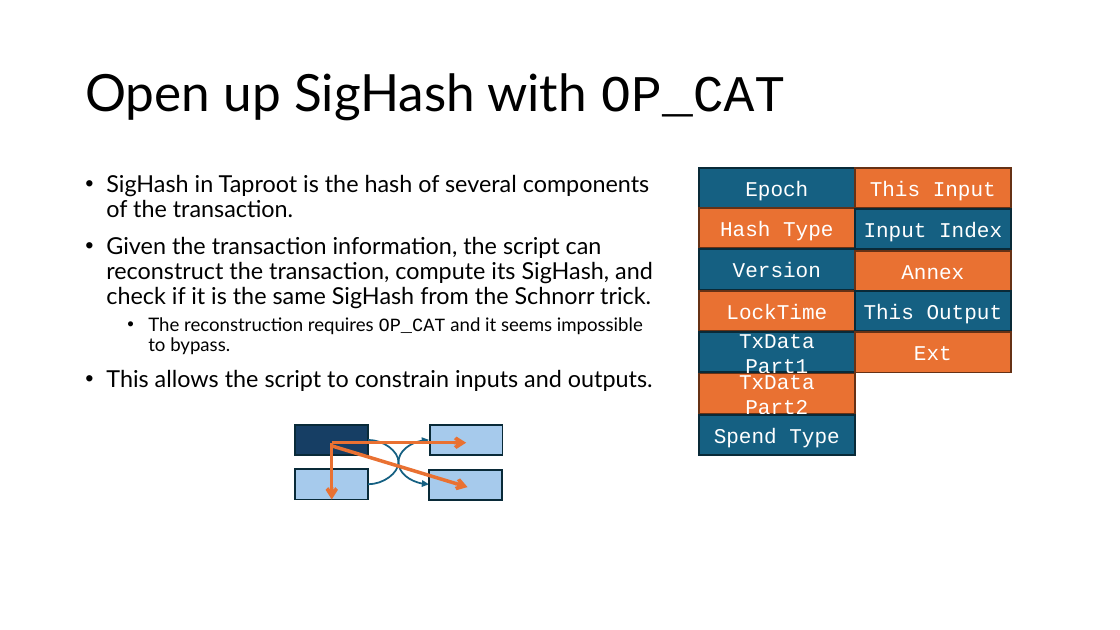
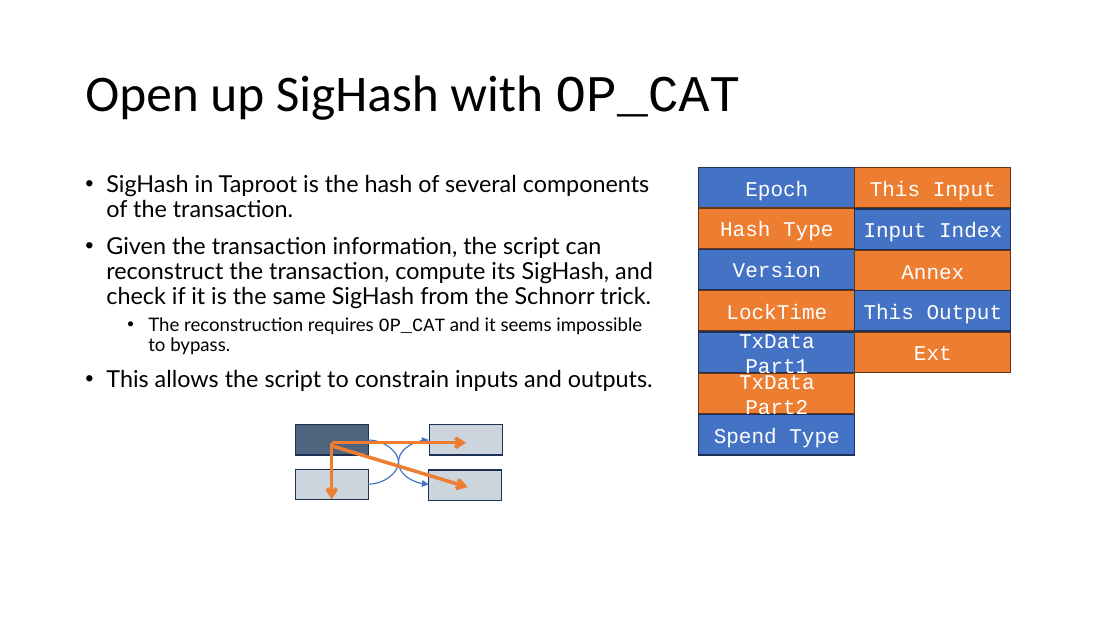
Before and after one commit to Bitcoin-Wildlife-Sanctuary/opcat-slides, a slide deck: slide 13 of opcat.pptx (slide 14 before the commit). Drawn at 1120x630 pixels with LibreOffice and Linux fonts; fonts in the diff are those of the drawing. Boxes give left, top, right and bottom in pixels: in the first picture for what was removed or moved away, otherwise in the second. Text is boxed around its words. In the diff, an @@ line names an element or a change of style, - is before the commit and + after.

```diff
--- a/opcat.pptx
+++ b/opcat.pptx
@@ title "Open up SigHash with OP_CAT" at [85,75,740,120]: font Lato to Calibri in "Open up SigHash with" @@
@@ fill #156082 to #4472C4; outline #092A39 1.5 pt to #1E3256 1 pt in 6 elements at [699,168,855,208], [699,250,855,290], [699,332,855,372], [699,415,855,455], [855,209,1012,250], [855,291,1012,331] @@
@@ fill #E97132 to #ED7D31; outline #663216 1.5 pt to #683715 1 pt in 6 elements at [699,208,855,249], [699,291,855,331], [699,374,855,414], [855,168,1012,208], [855,250,1012,291], [855,333,1012,373] @@
@@ rectangle at [296,425,369,455]: fill #163E64 to #51647E; outline #092A39 1.5 pt to #1E3256 1 pt @@
@@ arrow (332, 443) - (332, 500): stroke #E97132 3 pt to #ED7D31 3 pt @@
@@ arrow (332, 443) - (466, 443): stroke #E97132 3 pt to #ED7D31 3 pt @@
@@ arrow (332, 446) - (468, 487): stroke #E97132 3 pt to #ED7D31 3 pt @@
@@ curved arrow (368, 440) - (429, 485): stroke #156082 1.5 pt to #4472C4 1 pt @@
@@ curved arrow (368, 485) - (429, 440): stroke #156082 1.5 pt to #4472C4 1 pt @@
@@ fill #A6CAEC to #CCD4DE; outline #092A39 1.5 pt to #1E3256 1 pt in 3 elements at [296,469,369,499], [430,425,503,455], [429,471,502,501] @@
```
Also in this commit, not shown: 48 other slides changed, 5 slides added, 1 slide removed.
